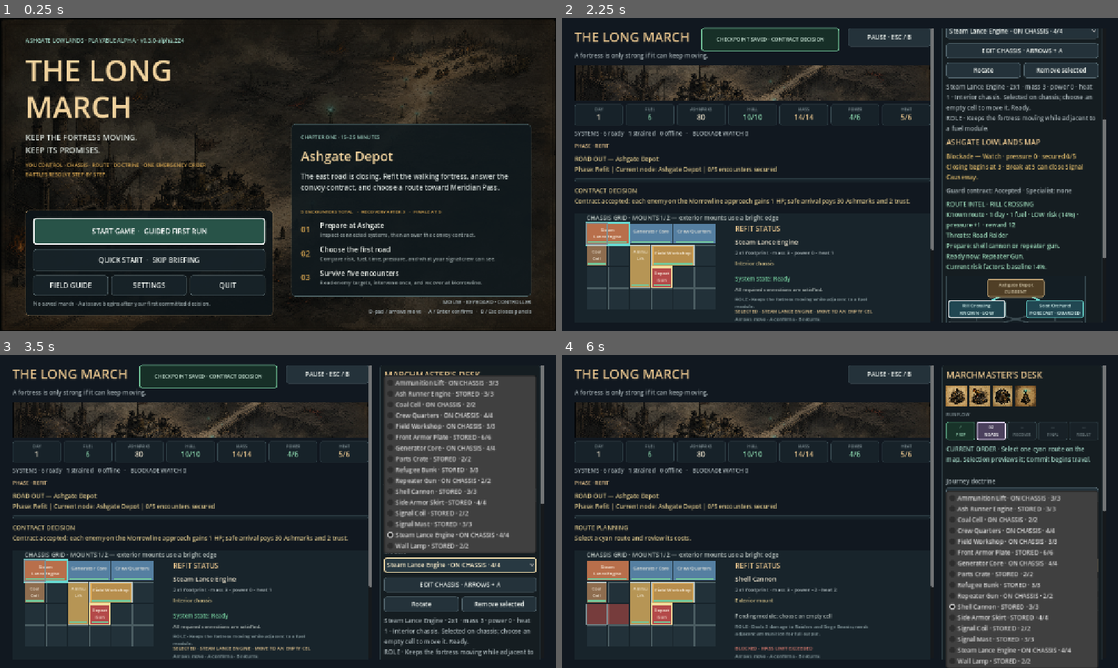
Above: before the commit, frames 1-4 (two rows, left to right).
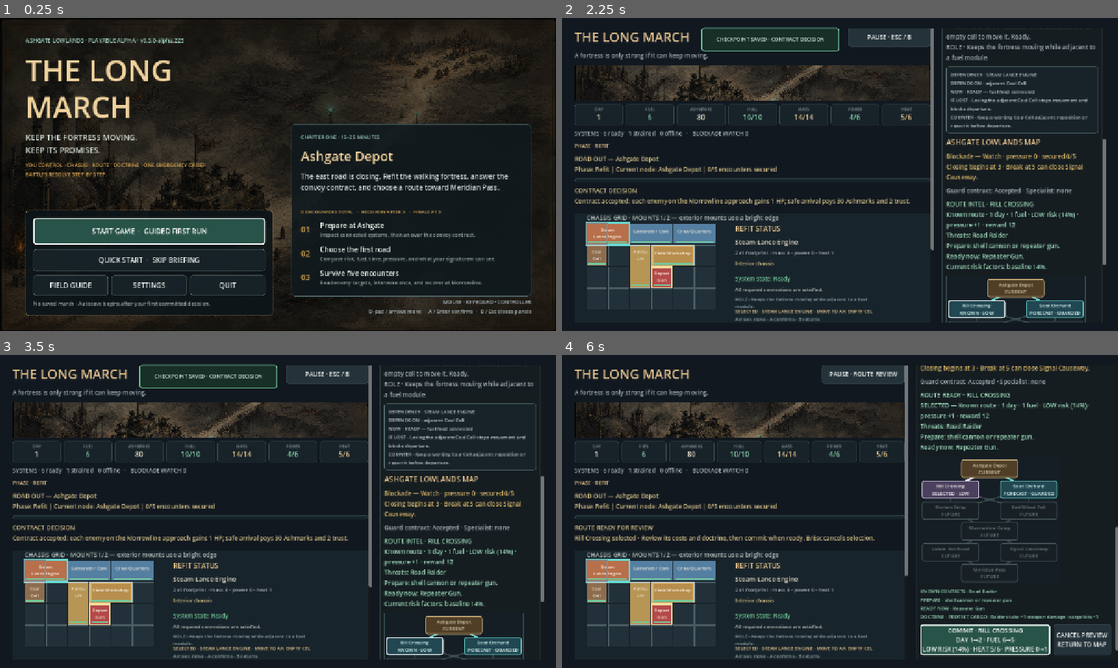
Above: after the commit, the same moments.

Repository: raphaelroshan/the-long-march
Game: Godot game, scene res://scenes/App.tscn
The game is run twice, just before and just after one commit, with the same random seed, the same clock (stepped at 60 frames per second) and the same inputs.
Inputs (mouse positions are in pixels of both pictures, inside the frame that each line leads up to):
- Up to frame 1 (0.25 s): no input
- Up to frame 2 (2.25 s): click "START GAME · GUIDED FIRST RUN" at 0.5 s; click "SKIP FOR THIS RUN" at 1.25 s; click "GUARD THE CONVOY MORROWLINE ·…" at 2 s
- Up to frame 3 (3.5 s): click (461, 367) at 2.75 s, where only the run before the commit has a clickable "Steam Lance Engine · ON CHASS…"
- Up to frame 4 (6 s): click (1023, 495) at 3.5 s, where only the run before the commit has a clickable "Protect Cargo"; click (979, 646) at 4.25 s, where only the run after the commit has a clickable "Rill Crossing KNOWN · LOW"; click (951, 489) at 5 s, where only the run after the commit has a clickable "Rill Crossing SELECTED · LOW"; click (1023, 564) at 5.75 s, where only the run before the commit has a clickable "Shell Cannon · STORED · 3/3"

The runs differ from the first frame. In frame 1, less than 0.1% of the frame differs, in the area x 32-33%, y 6-8%; in frame 2, 4.4%; in frame 3, 21%; in frame 4, 26%, in the area x 2-100%, y 3-100%.

Commit message:
Add module dependency comprehension card

Diff:
--- a/project.godot
+++ b/project.godot
@@ -4,7 +4,7 @@
 
 [application]
 config/name="The Long March"
-config/version="0.3.0-alpha.224"
+config/version="0.3.0-alpha.225"
 run/main_scene="res://scenes/App.tscn"
 config/features=PackedStringArray("4.4", "GL Compatibility")
 
--- a/src/core/fortress_state.gd
+++ b/src/core/fortress_state.gd
@@ -717,6 +717,103 @@
 	if instance.is_empty():
 		return {}
 	return dependency_status(instance)
+
+func module_dependency_card(instance: Dictionary) -> Dictionary:
+	var module_id := String(instance.get("id", ""))
+	var definition := module_definition(module_id)
+	if definition.is_empty():
+		return {}
+	var status := dependency_status(instance)
+	var connections: Array = status.get("connections", [])
+	var dependency_labels := {
+		"power_to_module": "shared power bus",
+		"fuel_to_engine": "adjacent Coal Cell",
+		"ammunition_to_weapon": "adjacent Ammunition Lift",
+		"crew_to_workshop": "adjacent Crew Quarters",
+		"parts_to_workshop": "adjacent Parts Crate",
+		"visibility_to_signal": "exterior signal visibility"
+	}
+	var failure_texts := {
+		"power_to_module": "Power demand can force this module offline.",
+		"fuel_to_engine": "Losing the adjacent Coal Cell stops movement and blocks departure.",
+		"ammunition_to_weapon": "Losing the Ammunition Lift strains this weapon and reduces its damage.",
+		"crew_to_workshop": "Losing Crew Quarters takes the workshop offline and stops field repairs.",
+		"parts_to_workshop": "Losing the Parts Crate limits each workshop repair.",
+		"visibility_to_signal": "Losing exterior visibility broadens route and target forecasts."
+	}
+	var counter_texts := {
+		"power_to_module": "Keep total draw at or below output, or restore a Generator Core.",
+		"fuel_to_engine": "Keep a working Coal Cell adjacent; reposition or repair it before departure.",
+		"ammunition_to_weapon": "Place a working Ammunition Lift adjacent, or accept emergency ammunition.",
+		"crew_to_workshop": "Place working Crew Quarters adjacent before relying on field repair.",
+		"parts_to_workshop": "Place a working Parts Crate adjacent to restore full repair output.",
+		"visibility_to_signal": "Use an exterior signal module or place this beside one."
+	}
+	var dependency_names: Array[String] = []
+	var focus_connection: Dictionary = {}
+	for connection in connections:
+		var connection_id := String(connection.get("id", ""))
+		dependency_names.append(String(dependency_labels.get(connection_id, connection_id.replace("_", " "))))
+		if focus_connection.is_empty() and not bool(connection.get("satisfied", false)):
+			focus_connection = connection
+	if focus_connection.is_empty():
+		for connection in connections:
+			if String(connection.get("id", "")) != "power_to_module":
+				focus_connection = connection
+				break
+	if focus_connection.is_empty() and not connections.is_empty():
+		focus_connection = connections[0]
+
+	var reasons: Array = status.get("reasons", [])
+	var benefits: Array = status.get("benefits", [])
+	var current_detail := String(reasons[0]) if not reasons.is_empty() else ("; ".join(benefits) if not benefits.is_empty() else "no operating input required")
+	var direct_dependency := ", ".join(dependency_names) if not dependency_names.is_empty() else "no required operating input"
+	var next_failure := "Damage reduces this module's own capability before affecting another system."
+	var legal_counter := "Repair before durability reaches zero or place it behind an adjacent armor module."
+	if not focus_connection.is_empty():
+		var focus_id := String(focus_connection.get("id", ""))
+		next_failure = String(failure_texts.get(focus_id, next_failure))
+		legal_counter = String(counter_texts.get(focus_id, legal_counter))
+	else:
+		match module_id:
+			"generator_core":
+				direct_dependency = "no input · supplies the shared power bus"
+				next_failure = "If disabled, four power is lost and powered systems may go offline."
+				legal_counter = "Keep power draw within reserve or protect the core with adjacent armor."
+			"coal_cell":
+				direct_dependency = "no input · supplies adjacent engines"
+				next_failure = "If disabled or moved, an adjacent engine loses its fuel feed and movement stops."
+				legal_counter = "Keep it beside an engine and repair it before durability reaches zero."
+			"ammunition_lift":
+				direct_dependency = "shared power bus · supplies adjacent weapons"
+				next_failure = "If disabled or moved, adjacent weapons fall back to emergency ammunition."
+				legal_counter = "Keep it powered beside a weapon or retain a lower-output fallback weapon."
+			"parts_crate":
+				direct_dependency = "no input · supplies adjacent workshops"
+				next_failure = "If disabled or moved, adjacent workshops perform only limited repairs."
+				legal_counter = "Keep it beside a workshop or reserve settlement repair for critical damage."
+			_:
+				if "armor" in definition.get("tags", []):
+					direct_dependency = "adjacent system placement"
+					next_failure = "If disabled or moved, its adjacent system loses damage absorption."
+					legal_counter = "Place it beside the system you cannot afford to lose and repair it before zero."
+	if module_id == "ammunition_lift":
+		direct_dependency = "shared power bus · supplies adjacent weapons"
+		next_failure = "If disabled or moved, adjacent weapons fall back to emergency ammunition."
+		legal_counter = "Keep it powered beside a weapon or retain a lower-output fallback weapon."
+	elif module_id == "crew_quarters":
+		direct_dependency = "shared power bus · staffs adjacent workshops"
+		next_failure = "If disabled or moved, adjacent workshops lose their crew and go offline."
+		legal_counter = "Keep it powered beside the workshop or protect it with adjacent armor."
+	return {
+		"module_id": module_id,
+		"name": String(definition.get("name", module_id)),
+		"state": String(status.get("state", "offline")),
+		"current_detail": current_detail,
+		"direct_dependency": direct_dependency,
+		"next_failure": next_failure,
+		"legal_counter": legal_counter
+	}
 
 func dependency_summary() -> Dictionary:
 	var result := {"ready": 0, "strained": 0, "offline": 0}
--- a/src/ui/main.gd
+++ b/src/ui/main.gd
@@ -91,6 +91,8 @@
 var settlement_routes_button: Button
 var final_journey_button: Button
 var refit_label: Label
+var dependency_card_panel: PanelContainer
+var dependency_card_label: Label
 var route_preview_label: Label
 var refit_title: Label
 var module_group: Control
@@ -575,6 +577,15 @@
 	refit_label.custom_minimum_size = Vector2(320, 54)
 	refit_label.add_theme_color_override("font_color", Color("#aab6ba"))
 	controls.add_child(refit_label)
+	dependency_card_panel = PanelContainer.new()
+	dependency_card_panel.add_theme_stylebox_override("panel", _flat_style(Color("#172329"), Color("#536a70"), 1, 5, 10))
+	controls.add_child(dependency_card_panel)
+	dependency_card_label = Label.new()
+	dependency_card_label.autowrap_mode = TextServer.AUTOWRAP_WORD_SMART
+	dependency_card_label.custom_minimum_size = Vector2(300, 116)
+	dependency_card_label.add_theme_font_size_override("font_size", 11)
+	dependency_card_label.add_theme_color_override("font_color", Color("#c8d1d1"))
+	dependency_card_panel.add_child(dependency_card_label)
 
 	settlement_group = VBoxContainer.new()
 	settlement_group.add_theme_constant_override("separation", 8)
@@ -1290,7 +1301,7 @@
 	var viewport_rect := right_scroll.get_global_rect()
 	var previous_scroll := right_scroll.scroll_vertical
 	var guidance_rect := guidance_label.get_global_rect()
-	var control_rect := control.get_global_rect()
+	var control_rect := dependency_card_panel.get_global_rect() if dependency_card_panel.visible and control in [module_option, focus_chassis_button, rotate_button, remove_button] else control.get_global_rect()
 	var guidance_top := guidance_rect.position.y - viewport_rect.position.y + previous_scroll
 	var control_bottom := control_rect.end.y - viewport_rect.position.y + previous_scroll
 	var context_height := control_bottom - guidance_top
@@ -1462,6 +1473,8 @@
 	else:
 		_set_event("%s is no longer available in this run." % module_name)
 	_refresh_ui()
+	if module_option.has_focus():
+		_on_desk_control_focused(module_option)
 
 func _focus_chassis_for_refit() -> void:
 	if not state.can_refit():
@@ -2147,6 +2160,15 @@
 	focus_chassis_button.visible = is_refit_phase
 	refit_actions.visible = is_refit_phase
 	refit_label.visible = is_refit_phase
+	dependency_card_panel.visible = is_refit_phase
+	if is_refit_phase and not selected_installed.is_empty():
+		var dependency_card := state.module_dependency_card(selected_installed)
+		dependency_card_label.text = "DEPENDENCY · %s\nDEPENDS ON · %s\nNOW · %s — %s\nIF LOST · %s\nCOUNTER · %s" % [String(dependency_card.get("name", "MODULE")).to_upper(), String(dependency_card.get("direct_dependency", "unknown")), String(dependency_card.get("state", "offline")).to_upper(), String(dependency_card.get("current_detail", "status unavailable")), String(dependency_card.get("next_failure", "No downstream effect recorded.")), String(dependency_card.get("legal_counter", "No legal counter recorded."))]
+		var dependency_card_state := String(dependency_card.get("state", "offline"))
+		dependency_card_label.add_theme_color_override("font_color", Color("#c8d1d1") if dependency_card_state == "ready" else (Color("#e8c58e") if dependency_card_state == "strained" else Color("#ef8375")))
+	elif is_refit_phase:
+		dependency_card_label.text = "DEPENDENCY · NOT INSTALLED\nPlace the selected module on the chassis to evaluate its live connections, failure chain, and legal counter."
+		dependency_card_label.add_theme_color_override("font_color", Color("#89999e"))
 	if state.phase == "settlement" and settlement_group.get_index() > doctrine_group.get_index():
 		settlement_group.get_parent().move_child(settlement_group, doctrine_group.get_index())
 	route_group.visible = state.phase == "refit" and not state.campaign_active
--- a/tests/test_fortress_state.gd
+++ b/tests/test_fortress_state.gd
@@ -88,6 +88,10 @@
 	_expect(engine_state.dependency_status_at(Vector2i(0, 0)).state == "offline", "engine without adjacent fuel should be offline")
 	engine_state.place_module("coal_cell", Vector2i(0, 1))
 	_expect(engine_state.dependency_status_at(Vector2i(0, 0)).state == "ready", "adjacent Coal Cell should enable the engine")
+	var engine_before_card: Dictionary = engine_state.serialize()
+	var engine_card := engine_state.module_dependency_card(engine_state.module_at(Vector2i(0, 0)))
+	_expect(String(engine_card.get("direct_dependency", "")).contains("adjacent Coal Cell") and String(engine_card.get("next_failure", "")).contains("stops movement") and String(engine_card.get("legal_counter", "")).contains("reposition or repair"), "the engine dependency card should name its direct fuel link, downstream movement failure, and one legal counter")
+	_expect(engine_state.serialize() == engine_before_card, "reading a dependency card must not mutate authoritative fortress state")
 	engine_state.reposition_module_at(Vector2i(0, 1), Vector2i(4, 3), false)
 	_expect(engine_state.dependency_status_at(Vector2i(0, 0)).state == "offline", "moving fuel away should immediately break the engine connection")
 
--- a/tests/test_prototype_flow.gd
+++ b/tests/test_prototype_flow.gd
@@ -160,9 +160,13 @@
 	_expect(game.module_option.is_item_disabled(cannon_index) and game.module_option.get_item_text(cannon_index).contains("LOST"), "a permanently unavailable module should be disabled and marked lost")
 	game.state.stored_modules.append(stored_cannon)
 	var engine_index := _module_picker_index("steam_lance_engine")
+	game.module_option.grab_focus()
 	game.module_option.select(engine_index)
 	game.module_option.item_selected.emit(engine_index)
 	await process_frame
+	await process_frame
+	_expect(game.dependency_card_label.text.contains("DEPENDENCY · STEAM LANCE ENGINE") and game.dependency_card_label.text.contains("DEPENDS ON · adjacent Coal Cell") and game.dependency_card_label.text.contains("IF LOST · Losing the adjacent Coal Cell stops movement") and game.dependency_card_label.text.contains("COUNTER · Keep a working Coal Cell adjacent"), "the module inspector should present the engine dependency, current risk, downstream failure, and legal counter together")
+	_expect(game.right_scroll.get_global_rect().encloses(game.dependency_card_panel.get_global_rect()), "focusing an installed module should keep its complete dependency card visible")
 	var before_remove_copy: Dictionary = game.state.serialize()
 	game.remove_button.pressed.emit()
 	await process_frame
--- a/tools/ci_manifest.json
+++ b/tools/ci_manifest.json
@@ -1,7 +1,7 @@
 {
   "slug": "the-long-march",
   "display_name": "The Long March",
-  "prototype_version": "0.3.0-alpha.224",
+  "prototype_version": "0.3.0-alpha.225",
   "playtest_ready": true,
   "godot_test": "res://tests/test_fortress_state.gd",
   "primary_repo": "raphaelroshan/the-long-march",
Not shown, changed: export_presets.cfg
Not shown, changed: docs/agent_handoff_roadmap.md
Not shown, changed: docs/decision_log.md
